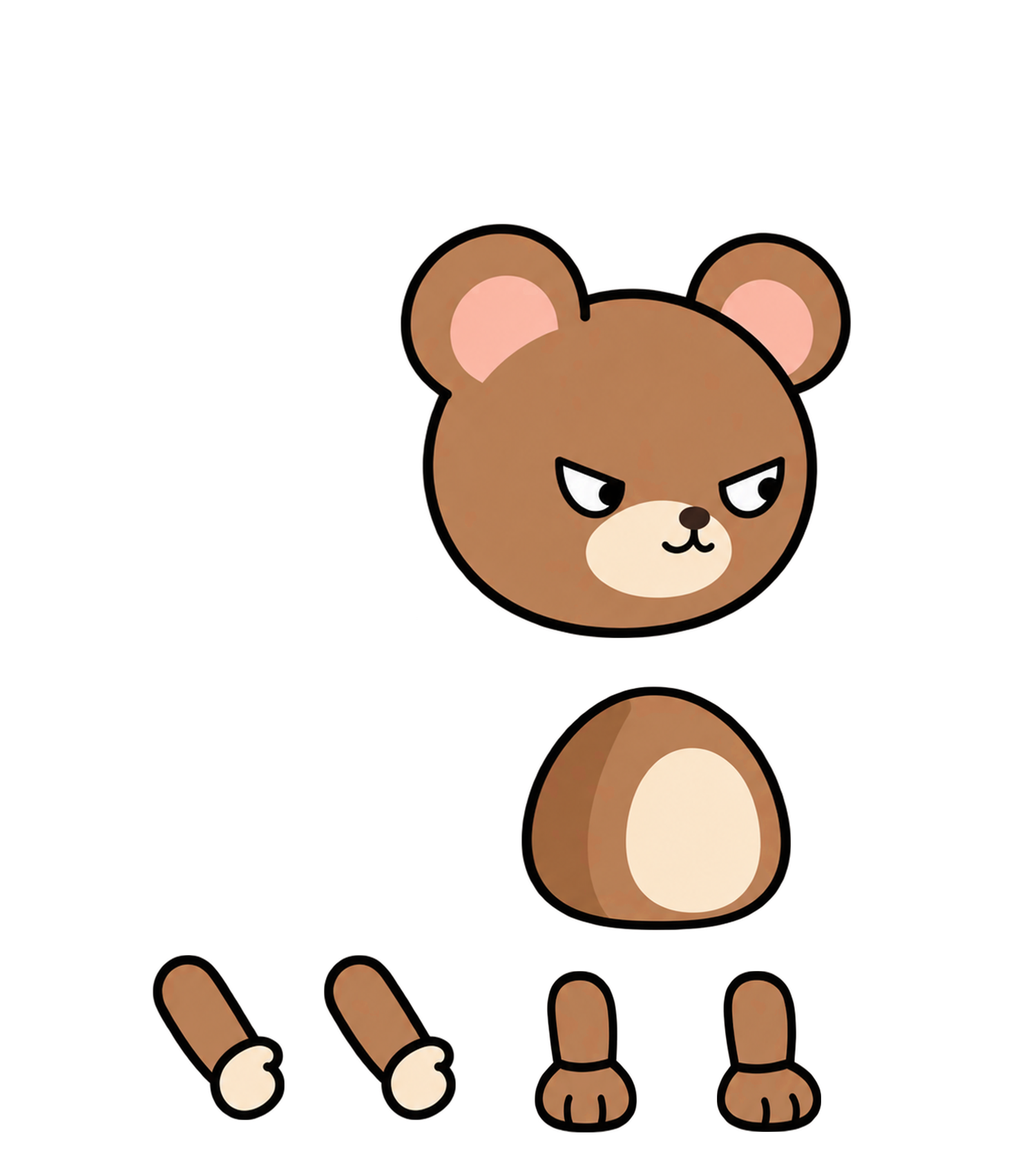
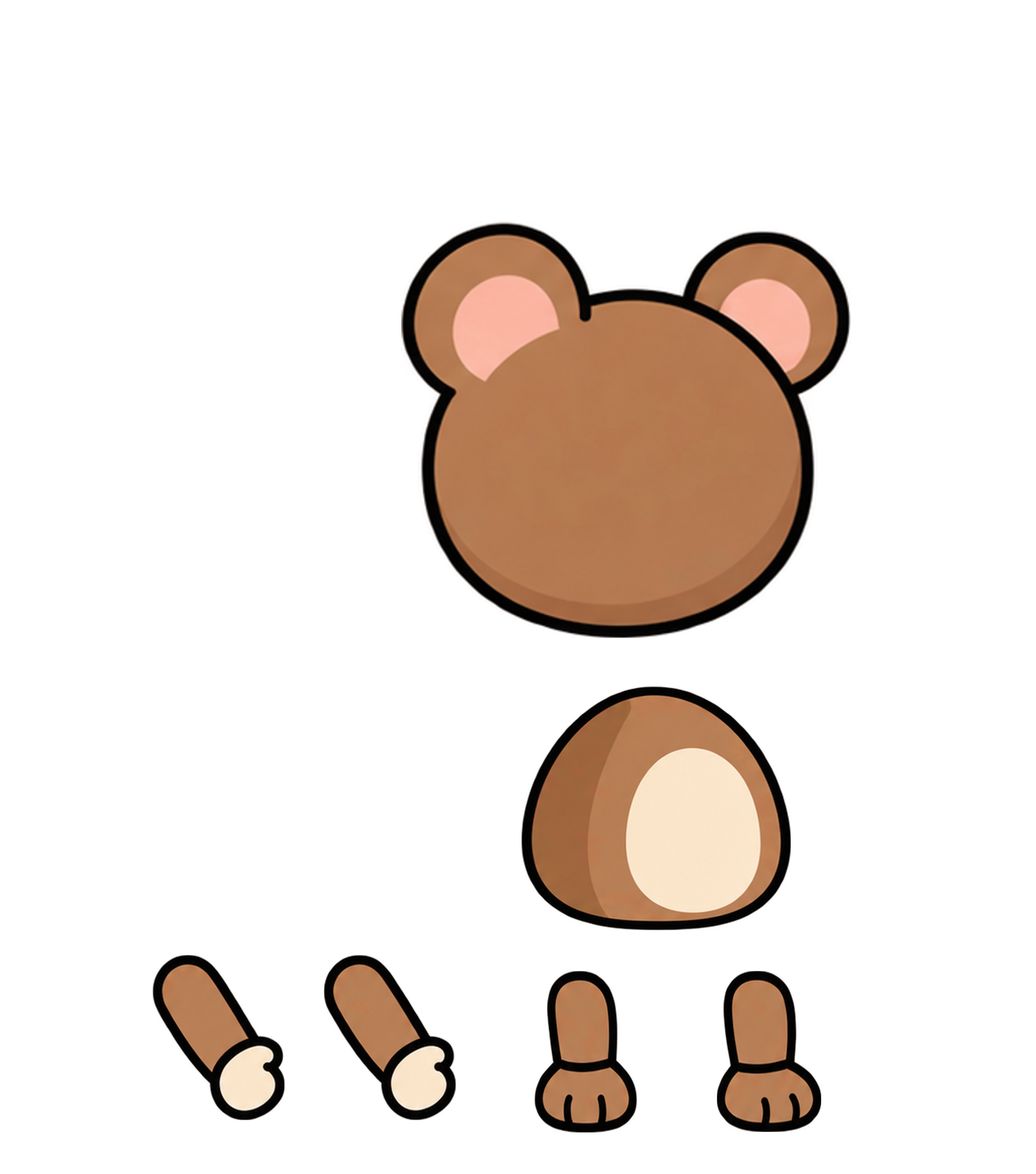
Comparing the layer stacks of the two 1036×1174 images. Changes:
painted on "머리" over left=400, top=221, right=851, bottom=638
